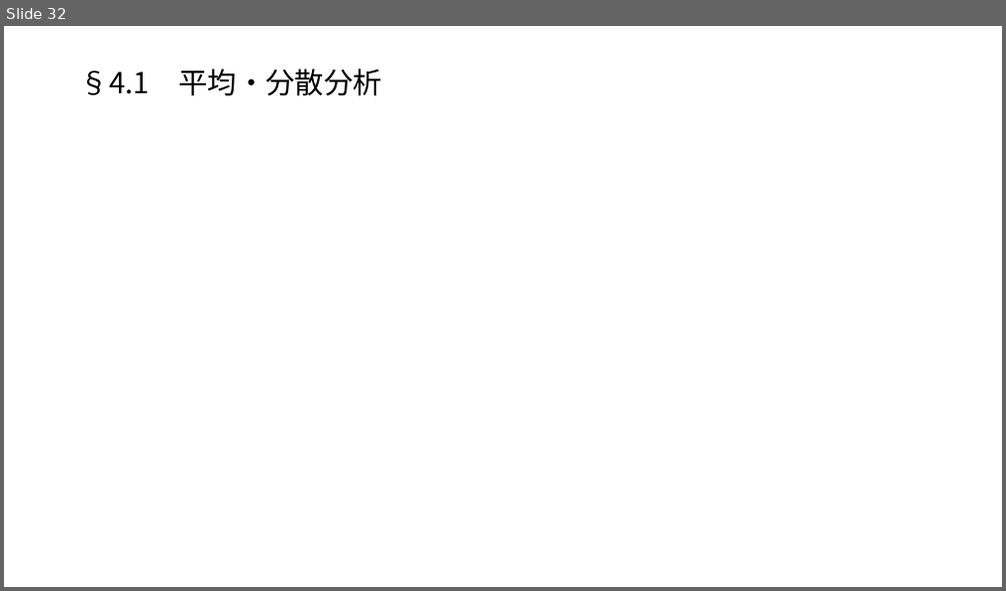
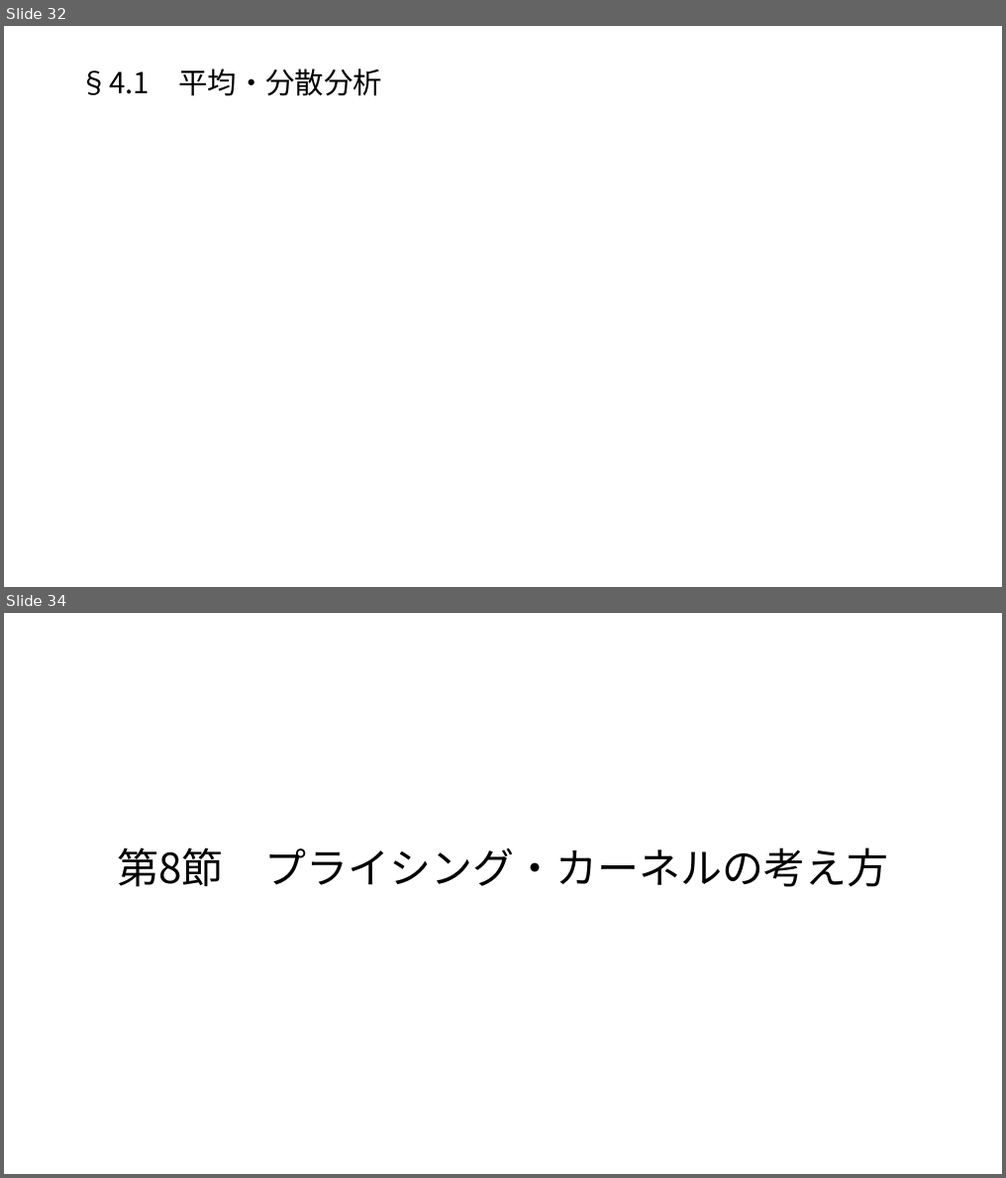
Before and after one commit to macha1811/Long-term-Investment-Theory-and-Practice, a slide deck: 第1章.pptx. Shown one above the other, each under a label of ours: slide 32 before the commit, slides 32 and 34 after it; the slides between them are not shown. The pictures are 1006x591 and 1006x1178 pixels, drawn with LibreOffice and Linux fonts; fonts in the diff are those of the drawing; grey boxes stand for pictures. Boxes give left, top, right and bottom in pixels: in the first picture for what was removed or moved away, otherwise in the second. Text is boxed around its words. In the diff, an @@ line names an element or a change of style, - is before the commit and + after.

```diff
--- a/第1章.pptx
+++ b/第1章.pptx
@@ slide 34 added at [4,613,1002,1174], background #FFFFFF @@
@@ title added at [118,848,888,887], 40 pt, text #000000 @@
+第8節 プライシング・カーネルの考え方
```
Also in this commit, not shown: 8 other slides added.
